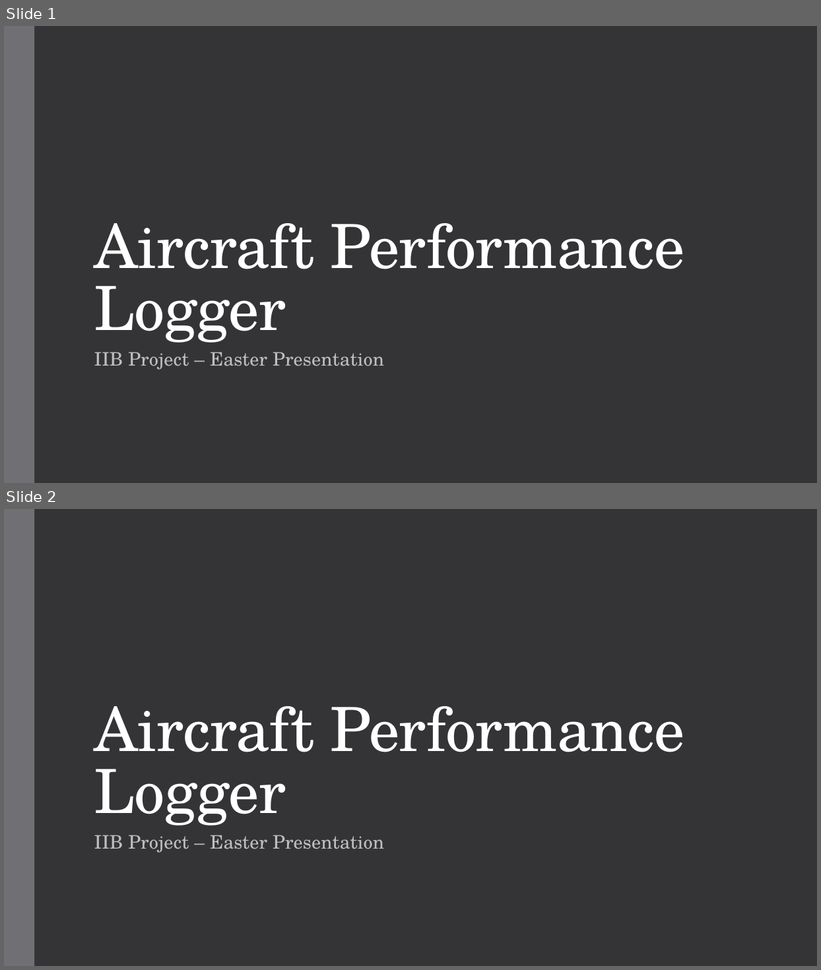
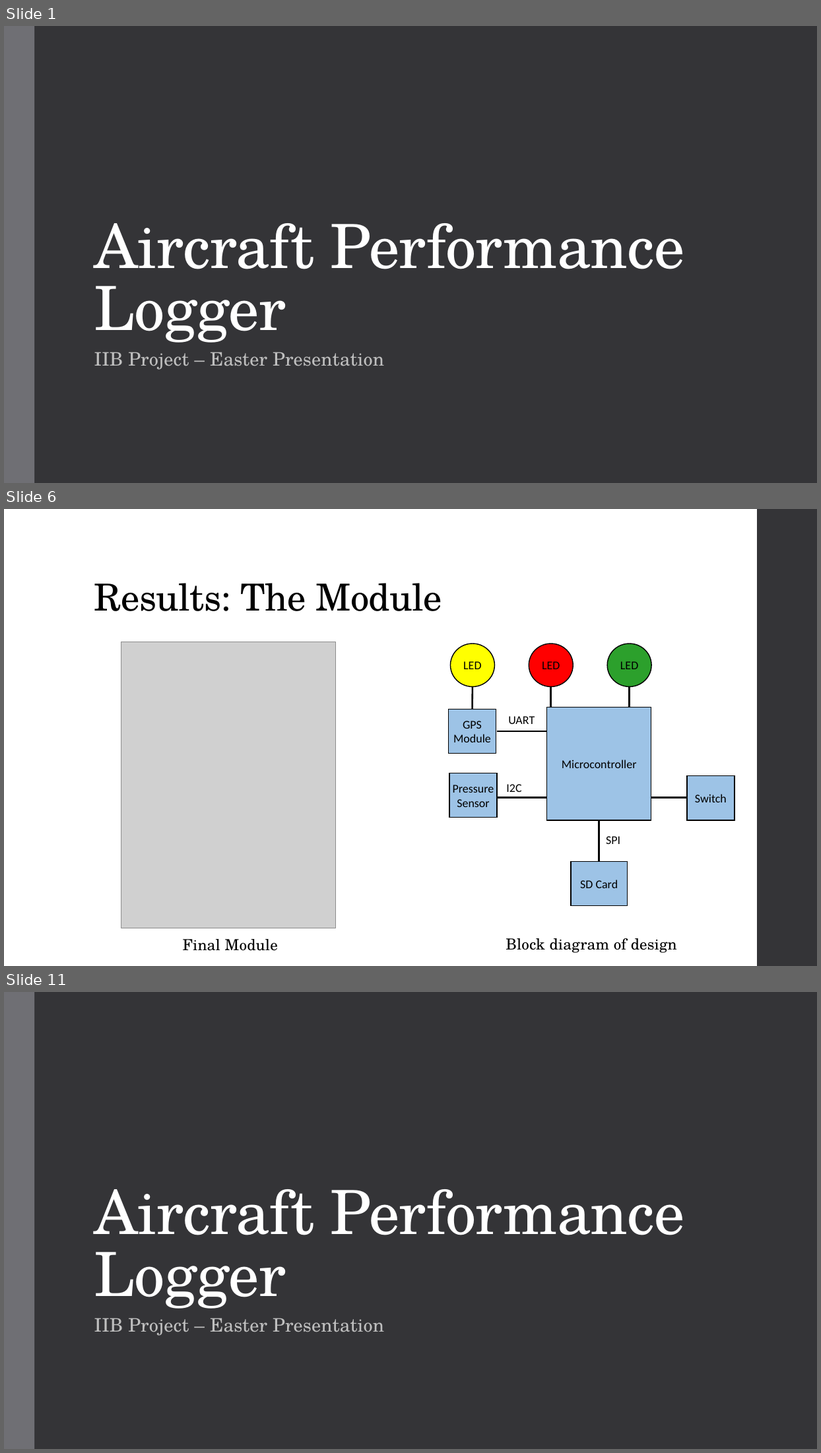
Before and after one commit to BaileyBrookes/Part_IIB_Project, a slide deck: Easter Pressentation/bdb31_easter_presentation.pptx. Shown one above the other, each under a label of ours: slides 1 and 2 before the commit, slides 1, 6 and 11 after it; the slides between them are not shown. The pictures are 821x970 and 821x1453 pixels, drawn with LibreOffice and Linux fonts; fonts in the diff are those of the drawing; grey boxes stand for pictures. Boxes give left, top, right and bottom in pixels: in the first picture for what was removed or moved away, otherwise in the second. Text is boxed around its words. In the diff, an @@ line names an element or a change of style, - is before the commit and + after.

```diff
--- a/Easter Pressentation/bdb31_easter_presentation.pptx
+++ b/Easter Pressentation/bdb31_easter_presentation.pptx
@@ slide 6 added at (4,509,817,966), background #FFFFFF @@
@@ rectangle added at (757,509,817,966), fill #353537 @@
@@ title added at (94,583,442,611), 44 pt, text #000000 @@
+Results: The Module
@@ picture added at (121,642,336,929) @@
@@ ellipse added at (451,644,494,687), fill #FFFF00, outline #000000 1.1 pt, 14 pt, text #000000 @@
+LED
@@ ellipse added at (529,644,573,687), fill #FF0000, outline #000000 1.1 pt, 14 pt, text #000000 @@
+LED
@@ ellipse added at (607,644,651,687), fill #2CA02C, outline #000000 1.1 pt, 14 pt, text #000000 @@
+LED
@@ line added from (473, 687) to (473, 709), #000000 2 pt @@
@@ line added from (551, 687) to (551, 707), #000000 2 pt @@
@@ line added from (630, 687) to (630, 707), #000000 2 pt @@
@@ rectangle added at (449,709,496,754), fill #9DC3E6, outline #000000 1 pt, 14 pt, text #000000 @@
+GPS Module
@@ text added at (508,716,535,724), 14 pt, text #000000 @@
+UART
@@ rectangle added at (547,707,652,820), fill #9DC3E6, outline #000000 1 pt, 14 pt, text #000000 @@
+Microcontroller
@@ line added from (498, 731) to (547, 731), #000000 2 pt @@
@@ rectangle added at (450,773,498,818), fill #9DC3E6, outline #000000 1 pt, 14 pt, text #000000 @@
+Pressure Sensor
@@ text added at (506,784,521,792), 14 pt, text #000000 @@
+I2C
@@ rectangle added at (687,776,735,821), fill #9DC3E6, outline #000000 1 pt, 14 pt, text #000000 @@
+Switch
@@ line added from (498, 797) to (547, 797), #000000 2 pt @@
@@ line added from (651, 797) to (687, 797), #000000 2 pt @@
@@ line added from (599, 861) to (599, 821), #000000 2 pt @@
@@ text added at (606,836,620,844), 14 pt, text #000000 @@
+SPI
@@ rectangle added at (572,861,628,906), fill #9DC3E6, outline #000000 1 pt, 14 pt, text #000000 @@
+SD Card
@@ text added at (183,939,278,951), 18 pt, text #000000 @@
+Final Module
@@ text added at (506,939,677,953), 18 pt, text #000000 @@
+Block diagram of design
@@ what was slide 2 is now slide 11 @@
```
Also in this commit, not shown: 8 other slides added, 8 other files.
